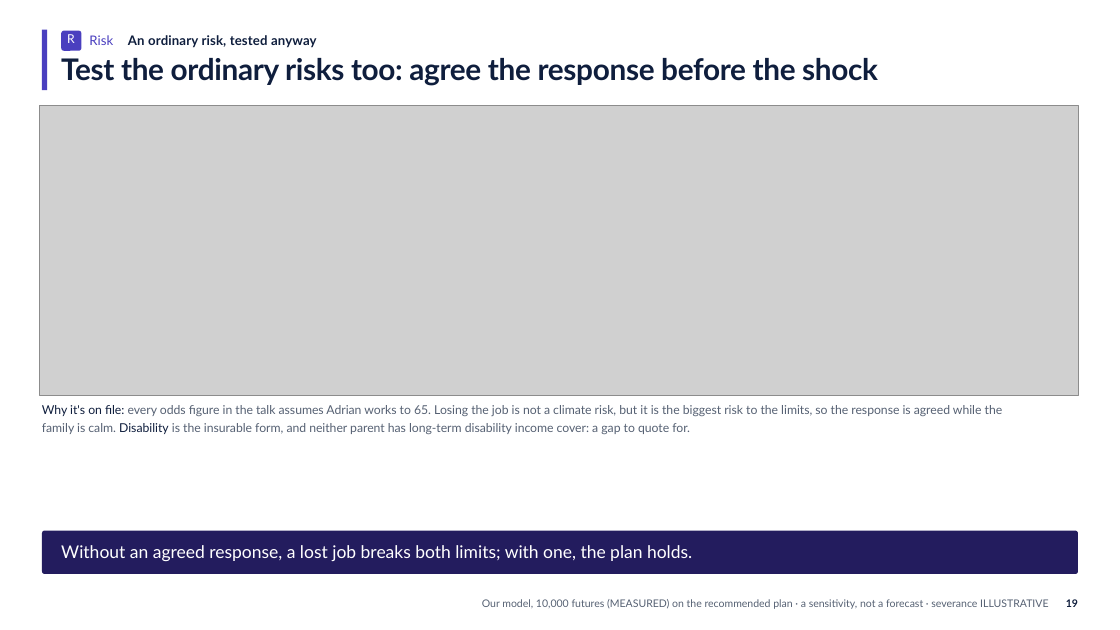
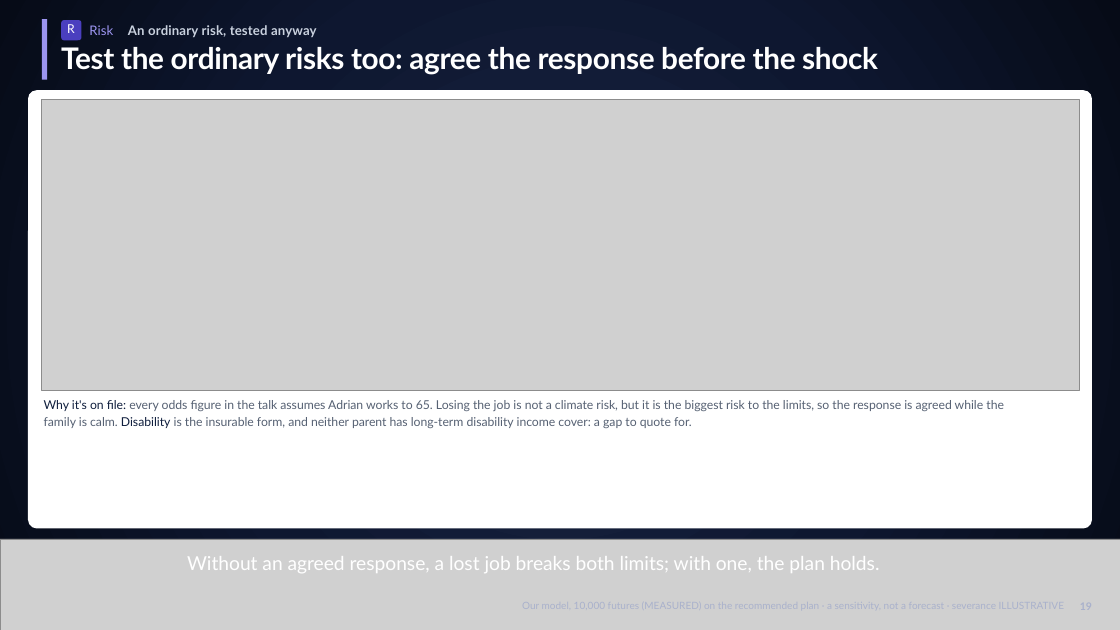
Before and after one commit to Peeradonn/finplan, a slide deck: slide 20 of Final/deck/Axis.pptx. Drawn at 1120x630 pixels with LibreOffice and Linux fonts; fonts in the diff are those of the drawing; grey boxes stand for pictures. Boxes give left, top, right and bottom in pixels: in the first picture for what was removed or moved away, otherwise in the second. Text is boxed around its words. In the diff, an @@ line names an element or a change of style, - is before the commit and + after.

```diff
--- a/Final/deck/Axis.pptx
+++ b/Final/deck/Axis.pptx
@@ background #FFFFFF to gradient #1C2846 to #0E1730 to #060B17 @@
@@ 4 texts, 1 rounded rectangle, 1 rectangle: place and size @@
-4 texts, 1 rounded rectangle, 1 rectangle at (42,29,878,90)
+4 texts, 1 rounded rectangle, 1 rectangle at (42,19,878,80)
@@ rectangle at (42,19,47,80): fill #4A3FBF to #9C95F0 @@
@@ text "Risk" at (89,25,113,35): text colour #4A3FBF to #9C95F0 @@
@@ text "An ordinary risk, tested anyway" at (128,25,317,37): text colour #0F1E3D to #C9D1DE @@
@@ text "Test the ordinary risks too: ..." at (61,47,878,75): text colour #0F1E3D to #FFFFFF @@
@@ rounded rectangle added at (28,90,1092,528), fill #FFFFFF @@
@@ picture: place and size @@
-picture at (39,105,1078,396)
+picture at (41,100,1080,391)
@@ text "Why it's on file: every ...": place and size @@
-text "Why it's on file: every ..." at (42,405,1003,434)
+text "Why it's on file: every ..." at (44,400,1004,428)
@@ picture added at (0,539,1120,630) @@
@@ rounded rectangle removed at (42,531,1078,575) @@
@@ text "Without an agreed response, a ...": place and size @@
-text "Without an agreed response, a ..." at (61,545,692,561)
+text "Without an agreed response, a ..." at (187,556,880,573)
@@ text "Without an agreed response, a ..." at (187,556,880,573): size 15 to 16.5 pt; line spacing 19.2pt to 20.6pt @@
@@ text removed at (482,599,1048,609) @@
-Our model, 10,000 futures (MEASURED) on the recommended plan · a sensitivity, not a forecast · severance ILLUSTRATIVE
@@ text removed at (1066,599,1078,607) @@
-19
```
Also in this commit, not shown: 25 other slides changed, 11 other files.
